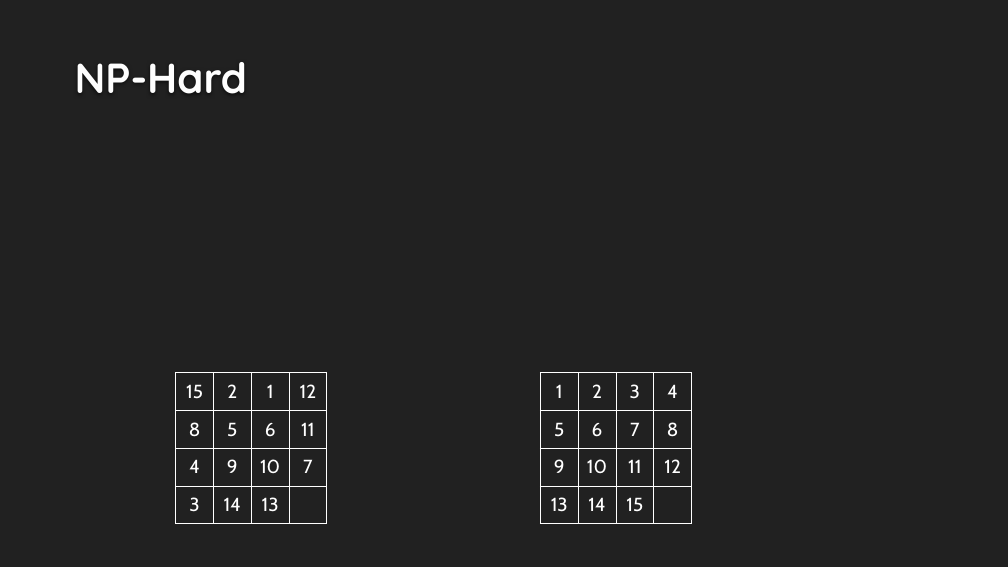
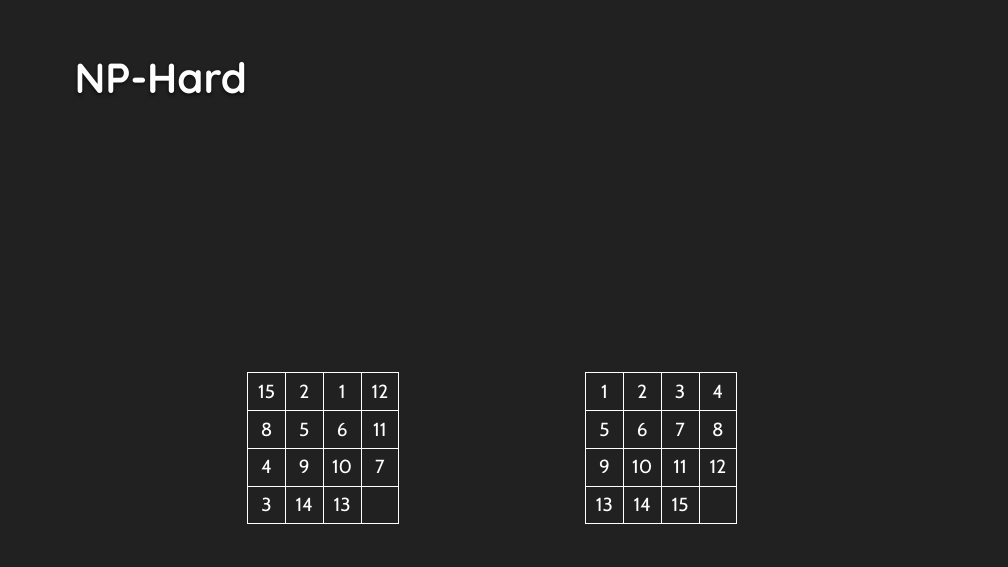
Before and after one commit to VikingDai/Honours-MAPF, a slide deck: slide 18 of Documents/Intermediate Presentation/Presentation Rev 3.pptx (slide 16 before the commit). Drawn at 1008x567 pixels with LibreOffice and Linux fonts; fonts in the diff are those of the drawing; grey boxes stand for pictures; background and template pictures are left out. Boxes give left, top, right and bottom in pixels: in the first picture for what was removed or moved away, otherwise in the second. Text is boxed around its words. In the diff, an @@ line names an element or a change of style, - is before the commit and + after.

```diff
--- a/Documents/Intermediate Presentation/Presentation Rev 3.pptx
+++ b/Documents/Intermediate Presentation/Presentation Rev 3.pptx
@@ table: place and size @@
-table at [175,373,327,524]
+table at [248,373,399,524]
@@ table: place and size @@
-table at [541,373,692,524]
+table at [586,373,737,524]
```
Also in this commit, not shown: 6 other slides changed, 1 slide added.
